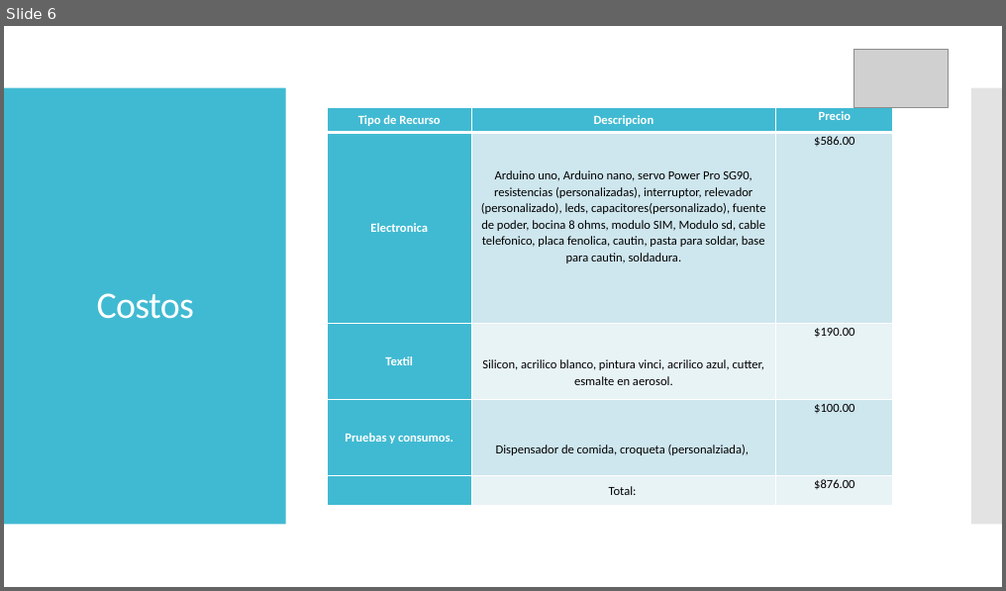
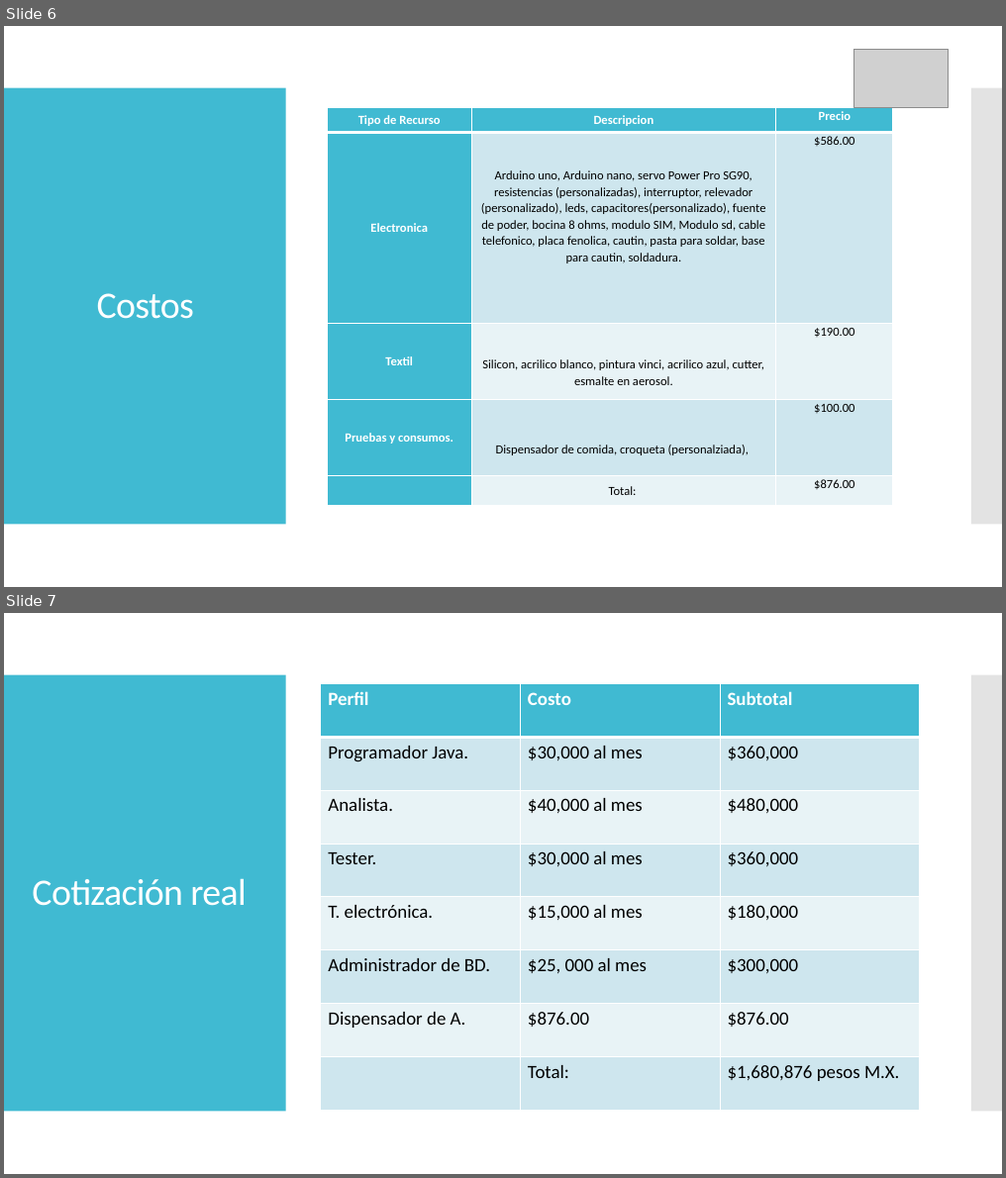
Before and after one commit to AIMtonio/PetSitting, a slide deck: Documents/Documentacion/PET SITTING_MariaLuisa.pptx. Shown one above the other, each under a label of ours: slide 6 before the commit, slides 6 and 7 after it. The pictures are 1006x591 and 1006x1178 pixels, drawn with LibreOffice and Linux fonts; fonts in the diff are those of the drawing; grey boxes stand for pictures. Boxes give left, top, right and bottom in pixels: in the first picture for what was removed or moved away, otherwise in the second. Text is boxed around its words. In the diff, an @@ line names an element or a change of style, - is before the commit and + after.

```diff
--- a/Documents/Documentacion/PET SITTING_MariaLuisa.pptx
+++ b/Documents/Documentacion/PET SITTING_MariaLuisa.pptx
@@ slide 7 added at <box>4,613,1002,1174</box>, background #FFFFFF; not listed: 2 template elements that a slide beside it also shows @@
@@ table added at <box>321,683,921,1110</box>, 8 rows, 3 columns @@
+Perfil | Costo | Subtotal
+Programador Java. | $30,000 al mes | $360,000
+Analista. | $40,000 al mes | $480,000
+Tester. | $30,000 al mes | $360,000
+T. electrónica. | $15,000 al mes | $180,000
+Administrador de BD. | $25, 000 al mes | $300,000
+Dispensador de A. | $876.00 | $876.00
+ | Total: | $1,680,876 pesos M.X.
@@ title added at <box>32,878,246,906</box>, 36 pt, text #FFFFFF @@
+Cotización real
```
Also in this commit, not shown: 1 slide changed, 6 other slides added, 4 slides removed.
